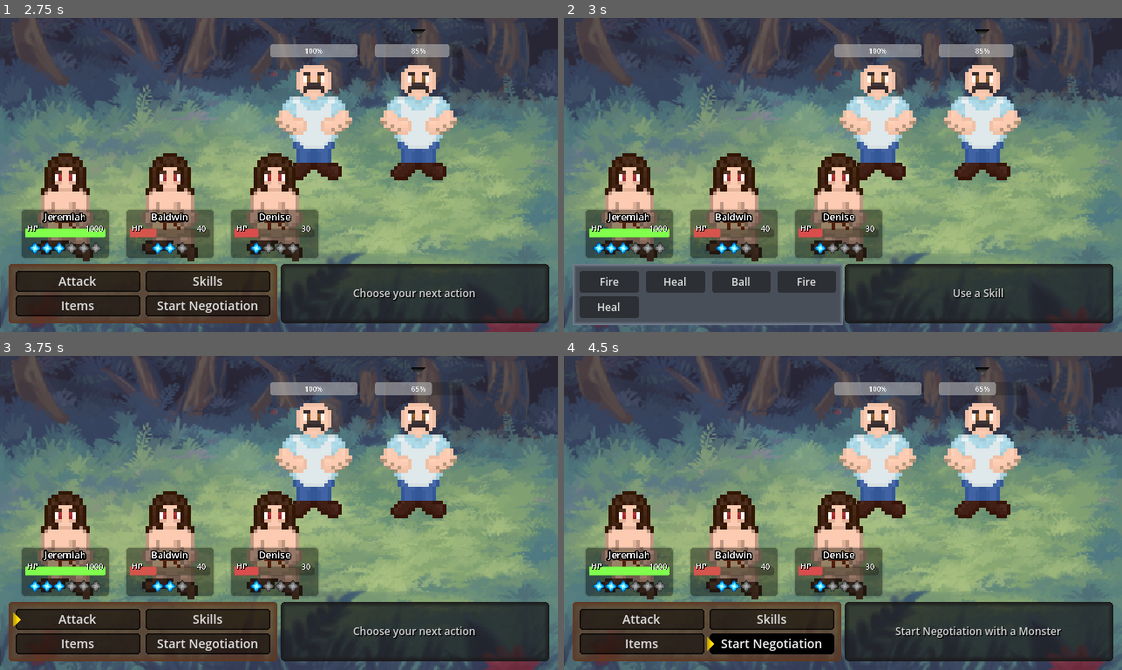
Above: before the commit, frames 1-4 (two rows, left to right).
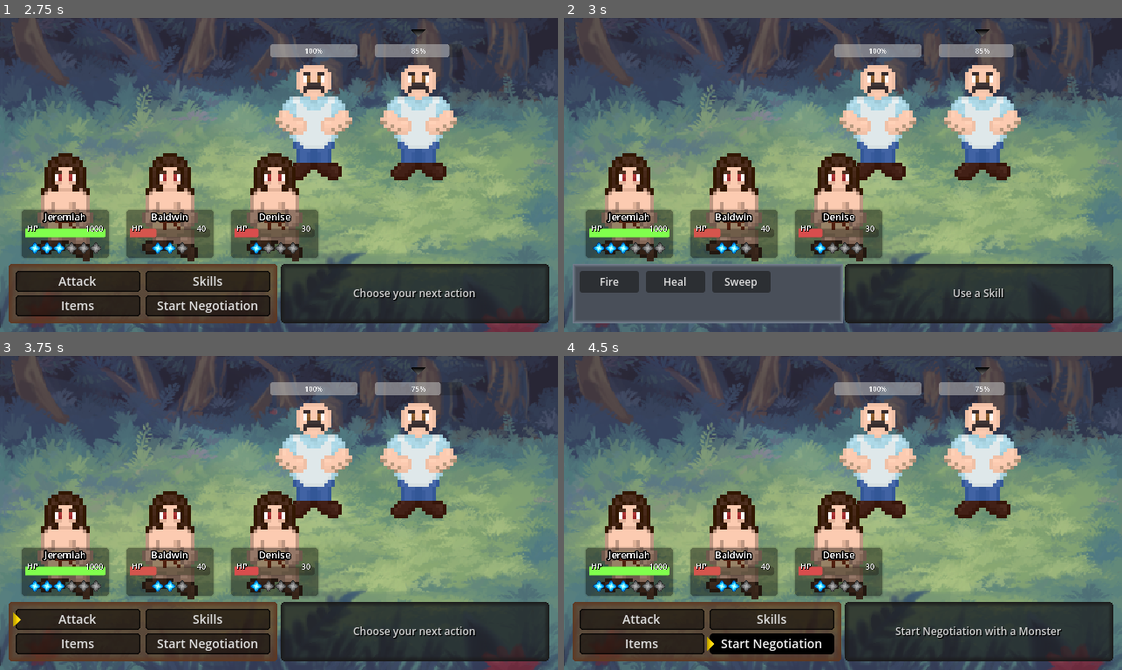
Above: after the commit, the same moments.

Repository: Willi-bot/GameProject
Game: Godot game, scene res://scenes/main_menu/main_menu.tscn
Two runs of this game, one before a commit and one after it. Both use one fixed random seed, a clock stepped at 60 frames per second and the inputs below.
Inputs (mouse positions are in pixels of both pictures, inside the frame that each line leads up to):
- Up to frame 1 (2.75 s): click "New Game" at 0.5 s; click (390, 55) at 1.27 s; click "Attack" at 2 s
- Up to frame 2 (3 s): click "Skills" at 2.75 s
- Up to frame 3 (3.75 s): click "Fire" at 3.5 s
- Up to frame 4 (4.5 s): click "Start Negotiation" at 4.25 s

Frame 1 is identical in both runs. In frame 2, 2.1% of the frame differs, in the area x 1-50%, y 80-98%; in frame 3, less than 0.1%; in frame 4, less than 0.1%.

Commit message:
Expand on skills to have different behaviour and target different entities

Diff:
--- a/gameproject/scenes/battle/battle.tscn
+++ b/gameproject/scenes/battle/battle.tscn
@@ -145,6 +145,17 @@
 theme_override_constants/v_separation = 4
 columns = 4
 
+[node name="PlayerTargetMenu" type="CanvasLayer" parent="MenuBox/ButtonPanel/ButtonBox"]
+visible = false
+
+[node name="TargetBox" type="PanelContainer" parent="MenuBox/ButtonPanel/ButtonBox/PlayerTargetMenu"]
+offset_right = 40.0
+offset_bottom = 40.0
+theme_override_styles/panel = SubResource("StyleBoxFlat_yvhga")
+
+[node name="TargetContainer" type="HBoxContainer" parent="MenuBox/ButtonPanel/ButtonBox/PlayerTargetMenu/TargetBox"]
+layout_mode = 2
+
 [node name="PanelContainer" type="PanelContainer" parent="MenuBox"]
 layout_mode = 2
 size_flags_horizontal = 3
@@ -329,7 +340,6 @@
 [connection signal="mouse_exited" from="MenuBox/ButtonPanel/ButtonBox/RightSide/SkillButton" to="." method="_on_skill_button_mouse_exited"]
 [connection signal="mouse_entered" from="MenuBox/ButtonPanel/ButtonBox/RightSide/NegButton" to="." method="_on_neg_button_mouse_entered"]
 [connection signal="mouse_exited" from="MenuBox/ButtonPanel/ButtonBox/RightSide/NegButton" to="." method="_on_neg_button_mouse_exited"]
-[connection signal="mouse_exited" from="MenuBox/PanelContainer/InfoText" to="." method="_on_info_text_mouse_exited"]
 [connection signal="pressed" from="VictoryScreen/Panel Container/HBoxContainer/ContinueGame" to="." method="_on_continue_game_pressed"]
 [connection signal="pressed" from="DefeatScreen/Panel Container/HBoxContainer/HBoxContainer/QuitGame" to="." method="_on_quit_game_pressed"]
 [connection signal="pressed" from="DefeatScreen/Panel Container/HBoxContainer/HBoxContainer/NewRun" to="." method="_on_new_run_pressed"]
--- a/gameproject/scenes/battle/battle_manager.gd
+++ b/gameproject/scenes/battle/battle_manager.gd
@@ -2,7 +2,7 @@
 
 @onready var menu_box = $MenuBox
 @onready var button_box = menu_box.get_node("ButtonPanel/ButtonBox")
-@onready var skill_container = button_box.get_node("SkillMenu/SkillBox/SkillContainer")
+
 
 @onready var attack_button = get_button("LeftSide/AttackButton")
 @onready var skill_button = get_button("RightSide/SkillButton")
@@ -14,11 +14,14 @@
 
 @onready var skill_menu : CanvasLayer = $MenuBox/ButtonPanel/ButtonBox/SkillMenu
 @onready var skill_box : PanelContainer = $MenuBox/ButtonPanel/ButtonBox/SkillMenu/SkillBox
+@onready var skill_container : GridContainer =  $MenuBox/ButtonPanel/ButtonBox/SkillMenu/SkillBox/SkillContainer
+@onready var target_menu : CanvasLayer = $MenuBox/ButtonPanel/ButtonBox/PlayerTargetMenu
+@onready var target_menu_box : PanelContainer = $MenuBox/ButtonPanel/ButtonBox/PlayerTargetMenu/TargetBox
+@onready var target_container : HBoxContainer = $MenuBox/ButtonPanel/ButtonBox/PlayerTargetMenu/TargetBox/TargetContainer
 
 @onready var skill_resource : Resource = preload("res://scenes/entities/skill.gd")
-@onready var skill_button_resource : Resource = preload("res://scenes/battle/skill_button.gd")
-@onready var skill_button_entity = preload("res://scenes/battle/skill_button.tscn")
-
+@onready var skill_button_resource : Resource = preload("res://scenes/battle/buttons/skill_button.gd")
+@onready var skill_button_entity = preload("res://scenes/battle/buttons/skill_button.tscn")
 @onready var select_icon: TextureRect = $SelectLayer/SelectIcon
 @onready var target_icon : TextureRect = $TargetIcon
 
@@ -39,6 +42,8 @@
 
 var enemies_defeated = false
 
+signal target_chosen(index: int)
+
 func _ready() -> void:
 	_load_battle_entities(get_enemy_data(), BaseEntity.EntityType.ENEMY, Vector2(480, 120), -120, enemy_battlers)
 	_load_battle_entities(get_player_data(), BaseEntity.EntityType.PLAYER, Vector2(75, 215), 120, ally_battlers)
@@ -51,7 +56,8 @@
 	_connect_entities(enemy_battlers, _next_turn, _attack_random_ally, _choose_target)
 
 	_position_target_cursor()
-	_setup_skill_box()
+	_setup_box(skill_box)
+	_setup_box(target_menu_box)
 
 	current_turn = all_battlers[current_turn_idx]
 	_update_turn()
@@ -89,9 +95,10 @@
 	target_icon.position.y -= (2 * y_offset / 1.3) * target.scale.y
 
 
-func _setup_skill_box():
-	skill_box.size = $MenuBox.size / 2
-	skill_box.position = $MenuBox.position
+func _setup_box(box : Container):
+	box.size = $MenuBox.size
+	box.size.x /= 2
+	box.position = $MenuBox.position
 
 
 
@@ -163,12 +170,13 @@
 	var i = 0
 	for skill in list_of_skills:
 		var new_button = skill_button_entity.instantiate()
-		new_button.skill_resource = skill
-		new_button.text = skill.name
+		new_button.skill = skill
+		new_button.text = skill.skill_name
 		new_button.size_flags_horizontal = Control.SIZE_EXPAND_FILL
 		new_button.size_flags_vertical = Control.SIZE_SHRINK_CENTER
-		new_button.pressed.connect(Callable(new_button, "_on_button_pressed").bind(enemy_battlers[selected_target]))
-		new_button.mouse_entered.connect(Callable(new_button, "_on_mouse_entered").bind(select_icon))
+		new_button.pressed.connect(Callable(new_button, "_on_button_pressed"))
+		new_button.mouse_entered.connect(Callable(new_button, "_on_mouse_entered").bind(select_icon, info_text))
+		new_button.mouse_exited.connect(Callable(new_button, "_on_mouse_exited").bind(info_text))
 
 		skill.turn_ended.connect(_next_turn)
 
@@ -186,16 +194,19 @@
 
 
 func get_skills(character) -> Array[Skill]:
-	var skill1 = skill_resource.new()
-	skill1.name = "Fire"
-
-	var skill2 = skill_resource.new()
-	skill2.name = "Heal"
-
-	var skill3 = skill_resource.new()
-	skill3.name = "Ball"
-
-	return [skill1, skill2, skill3, skill1, skill2]
+	var skill_scene = load("res://scenes/entities/skills/Fire.tscn")
+	var skill_instance1 = skill_scene.instantiate()
+	skill_instance1.battle_manager = self
+
+	skill_scene = load("res://scenes/entities/skills/Heal.tscn")
+	var skill_instance2 = skill_scene.instantiate()
+	skill_instance2.battle_manager = self
+
+	skill_scene = load("res://scenes/entities/skills/Sweep.tscn")
+	var skill_instance3 = skill_scene.instantiate()
+	skill_instance3.battle_manager = self
+
+	return [skill_instance1, skill_instance2, skill_instance3]
 
 
 func _choose_item() -> void:
@@ -240,12 +251,21 @@
 		select_icon.hide()
 
 	# clear and hide skill menu
-	for n in skill_container.get_children():
-		skill_container.remove_child(n)
+	clear_menu(skill_container)
+	skill_menu.hide()
+
+	# clear and hide target menu
+	clear_menu(target_container)
+	target_menu.hide()
+
+	current_turn.start_turn()
+
+
+func clear_menu(container) -> void:
+	for n in container.get_children():
+		container.remove_child(n)
 		n.queue_free()
-	skill_menu.visible = false
-
-	current_turn.start_turn()
+	target_menu.hide()
 
 func process_enemy_death(enemy):
 	var enemy_index = enemy_battlers.find(enemy)
@@ -320,6 +340,40 @@
 func _on_neg_button_mouse_exited() -> void:
 	info_text.text = "Choose your next action"
 
+
+func get_enemy_target() -> Node2D:
+	return enemy_battlers[selected_target]
+
+
+func get_all_enemies() -> Array:
+	return enemy_battlers
+
+
+func get_player_target() -> Node2D:
+	for character in ally_battlers:
+		var target_button = Button.new()
+		target_button.text = character.entity.name
+		target_button.size_flags_horizontal = Control.SIZE_EXPAND_FILL
+		target_button.size_flags_vertical = Control.SIZE_SHRINK_CENTER
+		target_button.pressed.connect(Callable(self, "_chosen_player").bind(character))
+		target_button.mouse_entered.connect(Callable(self, "adjust_select_icon").bind(target_button))
+
+		target_container.add_child(target_button)
+
+	skill_menu.hide()
+	target_menu.show()
+	info_text.text = "Choose a player character"
+
+	var target = await target_chosen
+
+	info_text.text = "Choose your next action"
+
+	return target
+
+
+func _chosen_player(character: Node2D) -> void:
+	target_chosen.emit(character)
+
 func _on_continue_game_pressed() -> void:
 	# TODO: Process battle results here
 	GlobalState.current_level += 1
--- a/gameproject/scenes/battle/skill_button.gd
+++ b/gameproject/scenes/battle/buttons/skill_button.gd
@@ -2,7 +2,7 @@
 class_name SkillButton
 
 
-@export var skill_resource: Resource
+@export var skill: Skill
 
 
 # Called when the node enters the scene tree for the first time.
@@ -15,19 +15,22 @@
 	pass
 
 
+func _on_button_pressed():
+	# Execute logic based on the associated resource
+	if skill:
+		print("Executing move:", skill.name)
+		skill.execute()
 
 
-
-func _on_button_pressed(target):
-	# Execute logic based on the associated resource
-	if skill_resource:
-		print("Executing move:", skill_resource.name)
-		skill_resource.start_attacking(target)
-
-
-func _on_mouse_entered(select_icon: TextureRect) -> void:
+func _on_mouse_entered(select_icon: TextureRect, info_text: Label) -> void:
 	select_icon.visible = true
 	select_icon.global_position = global_position
 
 	select_icon.position.y += (select_icon.size.y * select_icon.scale.y) / 8
 	select_icon	.position.x -= (select_icon.size.x * select_icon.scale.x) / 4
+
+	info_text.text = skill.description
+
+
+func _on_mouse_exited(info_text: Label) -> void:
+	info_text.text = "Choose your next action"
--- a/gameproject/scenes/battle/skill_button.tscn
+++ b/gameproject/scenes/battle/buttons/skill_button.tscn
@@ -1,6 +1,6 @@
 [gd_scene load_steps=2 format=3 uid="uid://sn5fqvpmcovv"]
 
-[ext_resource type="Script" path="res://scenes/battle/skill_button.gd" id="1_647x6"]
+[ext_resource type="Script" path="res://scenes/battle/buttons/skill_button.gd" id="1_647x6"]
 
 [node name="SkillButton" type="Button"]
 anchors_preset = 15
--- /dev/null
+++ b/gameproject/scenes/battle/buttons/target_button.tscn
@@ -0,0 +1,19 @@
+[gd_scene load_steps=2 format=3 uid="uid://ck83qkqw1dwiu"]
+
+[sub_resource type="GDScript" id="GDScript_fv8pq"]
+script/source = "extends Button
+
+# Called when the node enters the scene tree for the first time.
+func _ready() -> void:
+	pass # Replace with function body.
+
+
+# Called every frame. 'delta' is the elapsed time since the previous frame.
+func _process(delta: float) -> void:
+	pass
+"
+
+[node name="TargetButton" type="Button"]
+script = SubResource("GDScript_fv8pq")
+
+[connection signal="pressed" from="." to="." method="_on_pressed"]
--- a/gameproject/scenes/entities/base_entity.gd
+++ b/gameproject/scenes/entities/base_entity.gd
@@ -28,3 +28,9 @@
 func be_damaged(amount : int) -> void:
 	current_hp = max(0, current_hp - amount)
 	health_changed.emit()
+
+
+func heal(amount : int) -> void:
+	if current_hp < max_hp:
+		current_hp = min(current_hp + amount, max_hp)
+		health_changed.emit()
--- a/gameproject/scenes/entities/skill.gd
+++ b/gameproject/scenes/entities/skill.gd
@@ -1,13 +1,13 @@
-extends Resource
+extends Node
 class_name Skill
 
 
-@export var name: String
+@export var skill_name: String
+@export var description: String
+
+var battle_manager
 
 signal turn_ended
 
-func start_attacking(enemy_target : Node2D) -> void:
-	print("doing alot of damage")
-	var damage = randi_range(20, 100)
-	enemy_target.entity.be_damaged(damage)
-	turn_ended.emit()
+func execute() -> void:
+	push_error("This method must be implemented in a subclass")
--- /dev/null
+++ b/gameproject/scenes/entities/skills/Fire.gd
@@ -0,0 +1,18 @@
+extends Skill
+
+
+# Called when the node enters the scene tree for the first time.
+func _ready() -> void:
+	pass # Replace with function body.
+
+
+# Called every frame. 'delta' is the elapsed time since the previous frame.
+func _process(delta: float) -> void:
+	pass
+
+
+func execute() -> void:
+	print("Throwing Fireball")
+	var target = battle_manager.get_enemy_target()
+	target.entity.be_damaged(40)
+	turn_ended.emit()
--- /dev/null
+++ b/gameproject/scenes/entities/skills/Fire.tscn
@@ -0,0 +1,8 @@
+[gd_scene load_steps=2 format=3 uid="uid://c266edgrehk3"]
+
+[ext_resource type="Script" path="res://scenes/entities/skills/Fire.gd" id="1_0kp4h"]
+
+[node name="Fire" type="Node"]
+script = ExtResource("1_0kp4h")
+skill_name = "Fire"
+description = "Shoots fire at the target dealing 40 damage."
--- /dev/null
+++ b/gameproject/scenes/entities/skills/Heal.gd
@@ -0,0 +1,18 @@
+extends Skill
+
+
+# Called when the node enters the scene tree for the first time.
+func _ready() -> void:
+	pass # Replace with function body.
+
+
+# Called every frame. 'delta' is the elapsed time since the previous frame.
+func _process(delta: float) -> void:
+	pass
+
+
+func execute() -> void:
+	print("Healing Player")
+	var target = await battle_manager.get_player_target()
+	target.entity.heal(40)
+	turn_ended.emit()
--- /dev/null
+++ b/gameproject/scenes/entities/skills/Heal.tscn
@@ -0,0 +1,8 @@
+[gd_scene load_steps=2 format=3 uid="uid://du6un3b23vqnp"]
+
+[ext_resource type="Script" path="res://scenes/entities/skills/Heal.gd" id="1_2bp10"]
+
+[node name="Heal" type="Node"]
+script = ExtResource("1_2bp10")
+skill_name = "Heal"
+description = "Heals 40 HP to Target Character"
--- /dev/null
+++ b/gameproject/scenes/entities/skills/Sweep.gd
@@ -0,0 +1,19 @@
+extends Skill
+
+
+# Called when the node enters the scene tree for the first time.
+func _ready() -> void:
+	pass # Replace with function body.
+
+
+# Called every frame. 'delta' is the elapsed time since the previous frame.
+func _process(delta: float) -> void:
+	pass
+
+
+func execute() -> void:
+	print("Sweeping all enemies")
+	var targets = battle_manager.get_all_enemies()
+	for target in targets:
+		target.entity.be_damaged(80)
+	turn_ended.emit()
--- /dev/null
+++ b/gameproject/scenes/entities/skills/Sweep.tscn
@@ -0,0 +1,8 @@
+[gd_scene load_steps=2 format=3 uid="uid://fxa6p1s347v1"]
+
+[ext_resource type="Script" path="res://scenes/entities/skills/Sweep.gd" id="1_1hrim"]
+
+[node name="Sweep" type="Node"]
+script = ExtResource("1_1hrim")
+skill_name = "Sweep"
+description = "Deals 80 damage to all enemies"
